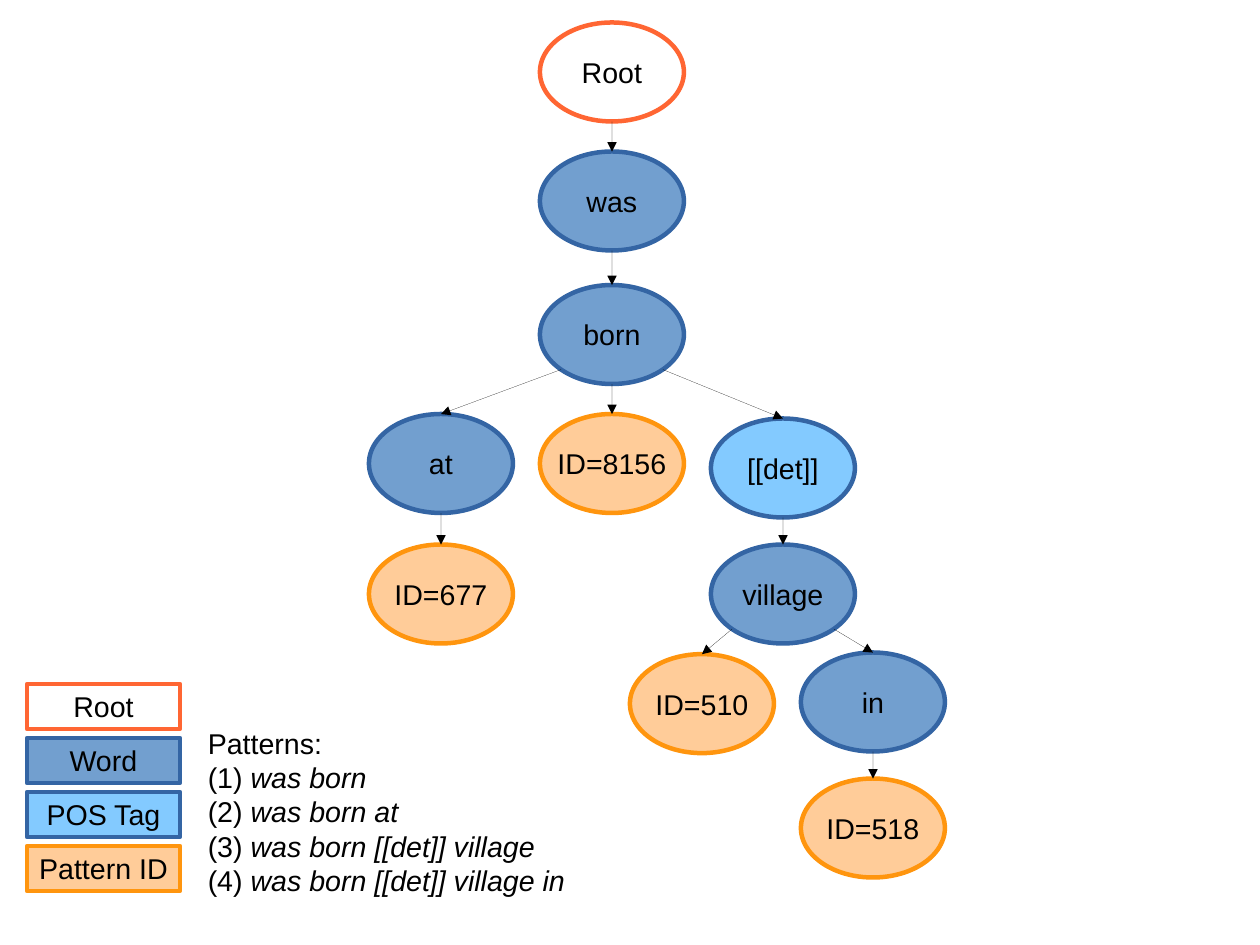
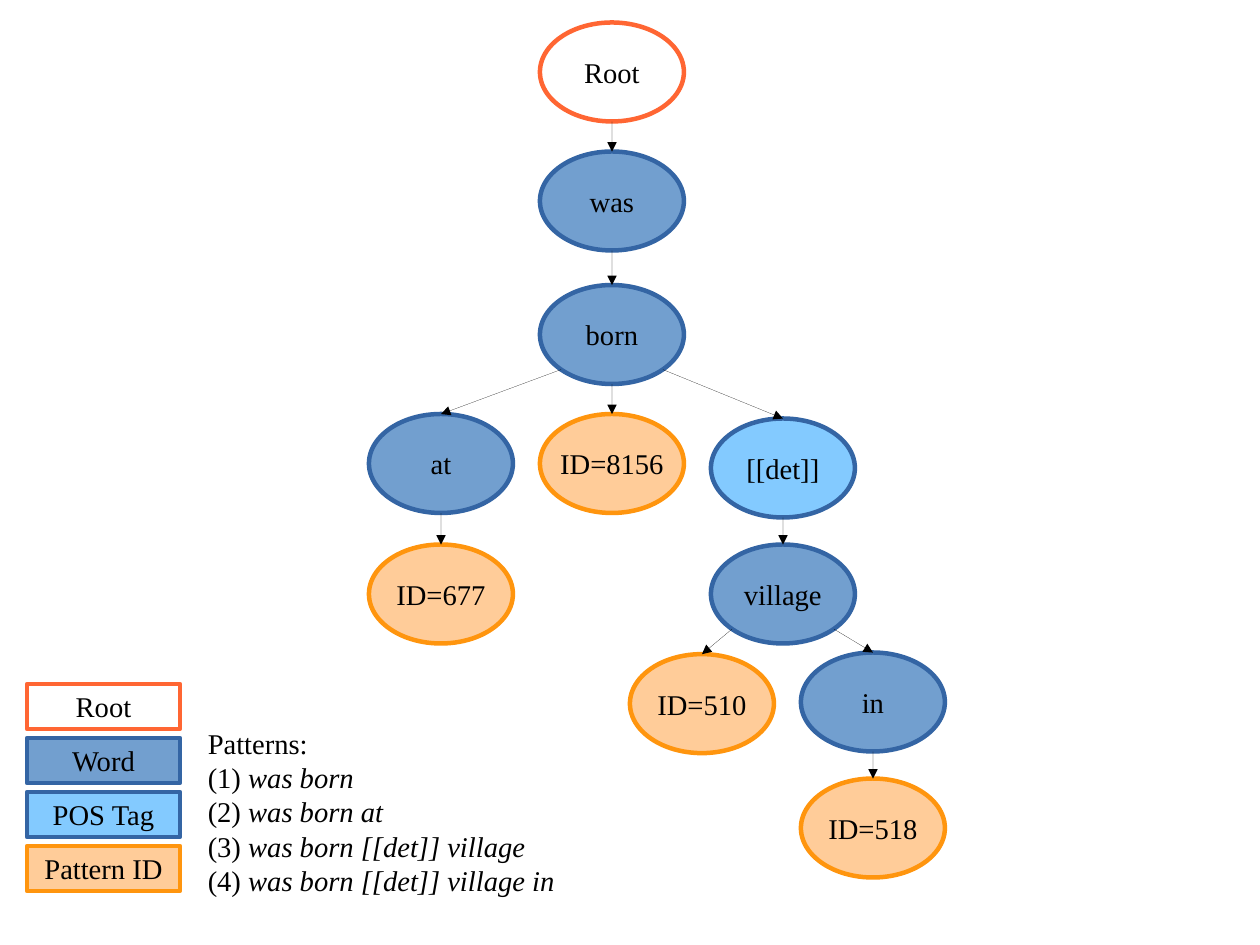
Before and after one commit to qcl/qcl-master-thesis, a slide deck: slide 4 of figures.odp. Drawn at 1260x945 pixels with LibreOffice and Linux fonts; fonts in the diff are those of the drawing. Boxes give left, top, right and bottom in pixels: in the first picture for what was removed or moved away, otherwise in the second. Text is boxed around its words. In the diff, an @@ line names an element or a change of style, - is before the commit and + after.

```diff
--- a/figures.odp
+++ b/figures.odp
@@ font Arial to Times New Roman in 16 elements at [540,152,684,252], [540,285,684,384], [369,414,513,513], [711,418,855,518], [711,544,855,644], [540,23,684,122], [802,653,946,752], [802,779,946,878], [630,654,774,753], [540,414,684,513], [369,544,513,644], [27,792,181,837], [27,684,181,728], [27,739,181,783], [27,846,181,891], [208,735,554,897] @@
```
Also in this commit, not shown: 3 other slides changed, 6 other files.
